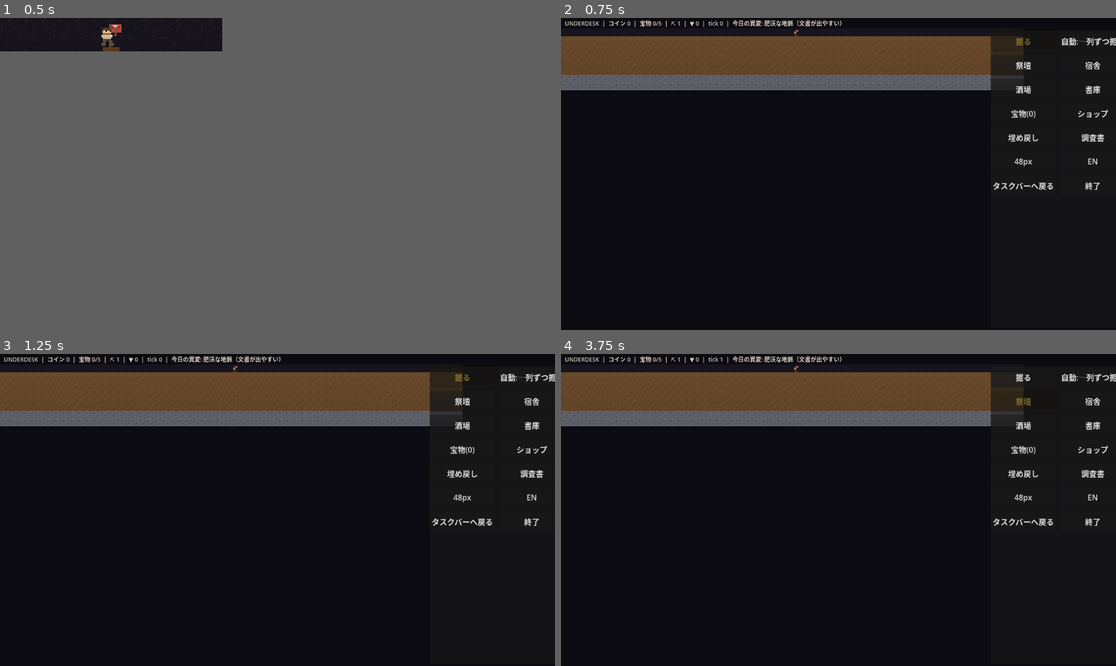
Above: before the commit, frames 1-4 (two rows, left to right).
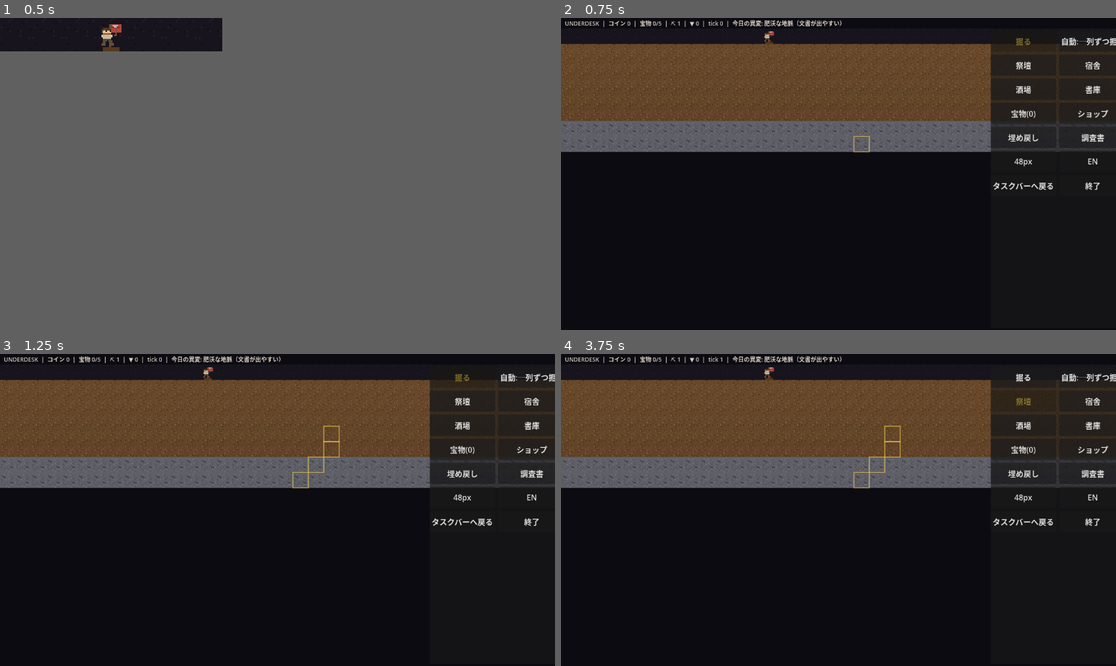
Above: after the commit, the same moments.

Repository: jinsei0604/UnderDesk
Game: Godot game, scene res://src/ui/main.tscn
Same seed, same stepped clock (60 frames per second), same inputs: the game is played once before the commit and once after it.
Inputs (mouse positions are in pixels of both pictures, inside the frame that each line leads up to):
- Up to frame 1 (0.5 s): no input
- Up to frame 2 (0.75 s): tap Enter at 0.5 s; drag from (672, 33) to (694, 27) at 0.52 s
- Up to frame 3 (1.25 s): no input
- Up to frame 4 (3.75 s): click "自動:一列ずつ掘る" at 1.25 s; click "自動:横へ広げる" at 2 s; click "自動:なし" at 2.75 s; click "祭壇" at 3.5 s

Frame 1 is identical in both runs. In frame 2, 23% of the frame differs, in the area x 0-100%, y 3-44%; in frame 3, 23%; in frame 4, 23%.

Commit message:
Frame animation pipeline and 2x zoom in the expanded view
- Art library now loads <key>_f2.png, _f3.png... as animation frames;
  sprites cycle at 0.4s per frame while working and hold frame 1 when
  idle. Animation is UI-only and never touches the simulation.
- Ships swing frame for the protagonist and a blink/pendant-glint
  frame for Riko.
- Expanded view zooms to 32px cells (2x pixels) so the sprites read
  clearly; the view opens centered on the active digger, pans with
  Shift+wheel horizontally and wheel vertically.

Co-Authored-By: Claude Fable 5 <noreply@anthropic.com>

Diff:
--- a/src/ui/art_library.gd
+++ b/src/ui/art_library.gd
@@ -10,12 +10,15 @@
 ##   room_<room_id>.png  (e.g. room_dorm.png)
 ##   depot.png
 ##
+## Frame animation: add <key>_f2.png, <key>_f3.png, ... and the sprite
+## cycles through them automatically (the base file is frame 1).
+##
 ## After adding files run the editor once or `godot --headless --import`.
 
 const ART_DIR: String = "res://assets/art"
 const MINION_VARIANTS: int = 6
 
-var _textures: Dictionary = {}  # key -> Texture2D
+var _frames: Dictionary = {}  # key -> Array[Texture2D]
 
 
 static func load_default(room_ids: Array[String]) -> UDArtLibrary:
@@ -29,18 +32,44 @@
 	for room_id in room_ids:
 		keys.append("room_%s" % room_id)
 	for key in keys:
-		var path := "%s/%s.png" % [ART_DIR, key]
-		if ResourceLoader.exists(path, "Texture2D"):
-			lib._textures[key] = load(path)
+		var frames: Array = []
+		var base_path := "%s/%s.png" % [ART_DIR, key]
+		if ResourceLoader.exists(base_path, "Texture2D"):
+			frames.append(load(base_path))
+			var frame_index := 2
+			while true:
+				var frame_path := "%s/%s_f%d.png" % [ART_DIR, key, frame_index]
+				if not ResourceLoader.exists(frame_path, "Texture2D"):
+					break
+				frames.append(load(frame_path))
+				frame_index += 1
+		if not frames.is_empty():
+			lib._frames[key] = frames
 	return lib
 
 
 func has_art(key: String) -> bool:
-	return _textures.has(key)
+	return _frames.has(key)
 
 
 func texture(key: String) -> Texture2D:
-	return _textures.get(key, null)
+	if not _frames.has(key):
+		return null
+	return (_frames[key] as Array)[0]
+
+
+func frame_count(key: String) -> int:
+	if not _frames.has(key):
+		return 0
+	return (_frames[key] as Array).size()
+
+
+## Returns the frame for an arbitrary animation counter (wraps around).
+func frame(key: String, index: int) -> Texture2D:
+	if not _frames.has(key):
+		return null
+	var frames := _frames[key] as Array
+	return frames[posmod(index, frames.size())]
 
 
 func terrain_key(terrain: UD.Terrain) -> String:
--- a/src/ui/main.gd
+++ b/src/ui/main.gd
@@ -52,7 +52,9 @@
 var mode: Mode = Mode.DIG
 var _build_room_id: String = ""
 var scroll_y: int = 0
+var scroll_x: int = 0
 var _follow_id: int = -1
+var _anim_frame: int = 0
 var _tally_text: String = ""
 var _tally_until_tick: int = 0
 
@@ -64,6 +66,11 @@
 const BUTTON_FONT_SIZE: int = 16
 const BUTTON_MIN_SIZE := Vector2(118, 44)
 const ACTIVE_BUTTON_TINT := Color(1.0, 0.85, 0.3)
+
+## Expanded view zoom: 2x pixels so the sprites read clearly.
+const EXPANDED_CELL_PX: int = 32
+## UI-side sprite animation cadence (does not touch the simulation).
+const ANIM_FRAME_SECONDS: float = 0.4
 var unread_docs: Array[String] = []
 var offline_ticks_applied: int = 0
 
@@ -142,6 +149,11 @@
 	tick_timer.wait_time = UD.TICK_SECONDS
 	tick_timer.timeout.connect(_on_tick)
 	tick_timer.start()
+	var anim_timer := Timer.new()
+	anim_timer.wait_time = ANIM_FRAME_SECONDS
+	anim_timer.autostart = true
+	anim_timer.timeout.connect(_on_anim_tick)
+	add_child(anim_timer)
 	autosave_timer.wait_time = UD.AUTOSAVE_INTERVAL_SECONDS
 	autosave_timer.timeout.connect(func() -> void: UDSaveManager.save_game(sim))
 	autosave_timer.start()
@@ -176,6 +188,12 @@
 	var anomaly := UDDaily.anomaly_for_date_key(anomalies, key)
 	if not anomaly.is_empty():
 		sim.apply_daily(key, anomaly)
+
+
+## Advances UI-side sprite animation only; the simulation is untouched.
+func _on_anim_tick() -> void:
+	_anim_frame += 1
+	queue_redraw()
 
 
 func _on_tick() -> void:
@@ -259,9 +277,15 @@
 			MOUSE_BUTTON_RIGHT:
 				_cancel_designation(mouse.position)
 			MOUSE_BUTTON_WHEEL_DOWN:
-				_scroll_by(1)
+				if mouse.shift_pressed:
+					_scroll_x_by(2)
+				else:
+					_scroll_by(1)
 			MOUSE_BUTTON_WHEEL_UP:
-				_scroll_by(-1)
+				if mouse.shift_pressed:
+					_scroll_x_by(-2)
+				else:
+					_scroll_by(-1)
 	elif event is InputEventMouseMotion and mode == Mode.DIG:
 		# Drag-paint dig designations instead of clicking cells one by one.
 		var motion := event as InputEventMouseMotion
@@ -303,17 +327,27 @@
 	queue_redraw()
 
 
+func _visible_cols() -> int:
+	return maxi(1, int((size.x - PANEL_WIDTH) / _cell_px()))
+
+
+func _scroll_x_by(cols: int) -> void:
+	var max_scroll: int = maxi(0, sim.grid.width - _visible_cols())
+	scroll_x = clampi(scroll_x + cols, 0, max_scroll)
+	queue_redraw()
+
+
 ## The strip has no HUD bar: cells use the full height.
 func _hud_offset() -> int:
 	return 0 if settings.resident_mode else HUD_HEIGHT
 
 
 ## Strip mode zooms in Taskbar-Heroes style: one big row where the
-## minions' motion is actually watchable. Expanded keeps 16px cells.
+## minions' motion is actually watchable. Expanded runs at 2x zoom.
 func _cell_px() -> int:
 	if settings.resident_mode:
 		return clampi(int(size.y), CELL_PX, 64)
-	return CELL_PX
+	return EXPANDED_CELL_PX
 
 
 func _visible_rows() -> int:
@@ -329,9 +363,12 @@
 		var star_x := float(star.pos.x) if star != null else float(UD.DEPOT_POS.x)
 		var desired := size.x / 2.0 - (star_x + 0.5) * cell_px
 		return Vector2(clampf(desired, minf(size.x - grid_px_width, 0.0), 0.0), 0.0)
-	# Expanded: the dig view keeps clear of the right-hand button panel.
+	# Expanded: the dig view keeps clear of the right-hand button panel
+	# and pans horizontally (zoomed cells no longer fit the width).
 	var view_width := size.x - PANEL_WIDTH
-	return Vector2(maxf(0.0, (view_width - grid_px_width) / 2.0), _hud_offset())
+	if grid_px_width <= view_width:
+		return Vector2((view_width - grid_px_width) / 2.0, _hud_offset())
+	return Vector2(-float(scroll_x * cell_px), _hud_offset())
 
 
 func _cell_at(point: Vector2) -> Vector2i:
@@ -527,7 +564,12 @@
 		)
 		var art_key := art.minion_key(minion.id)
 		if art.has_art(art_key):
-			draw_texture_rect(art.texture(art_key), body, false)
+			var tex: Texture2D
+			if minion.state == UDMinion.State.IDLE or art.frame_count(art_key) <= 1:
+				tex = art.texture(art_key)
+			else:
+				tex = art.frame(art_key, _anim_frame + minion.id)
+			draw_texture_rect(tex, body, false)
 			continue
 		draw_rect(body, MINION_COLORS[minion.id % MINION_COLORS.size()])
 		# Two dark eyes: placeholder charm until real sprites land (§6).
@@ -686,6 +728,17 @@
 	settings.resident_mode = false
 	settings.save()
 	_apply_window_mode()
+	# Open the view centered on whoever is working.
+	var star := _followed_minion()
+	if star != null:
+		scroll_x = clampi(
+			star.pos.x - _visible_cols() / 2, 0,
+			maxi(0, sim.grid.width - _visible_cols())
+		)
+		scroll_y = clampi(
+			star.pos.y - _visible_rows() / 2, 0,
+			maxi(0, sim.grid.height - _visible_rows())
+		)
 	_refresh_button_texts()
 
 
--- a/tests/core/test_foundation.gd
+++ b/tests/core/test_foundation.gd
@@ -14,6 +14,17 @@
 	# Companions without art yet fall back to placeholder rectangles.
 	assert_false(lib.has_art("minion_1"))
 	assert_null(lib.texture("minion_1"))
+
+
+func test_art_frame_animation() -> void:
+	var lib := UDArtLibrary.load_default([])
+	assert_eq(lib.frame_count("minion_0"), 2, "protagonist has a swing frame")
+	assert_eq(lib.frame_count("minion_2"), 2, "Riko has a blink frame")
+	assert_eq(lib.frame_count("terrain_soil"), 1, "static tiles stay single-frame")
+	assert_eq(lib.frame_count("minion_1"), 0, "missing art has no frames")
+	assert_not_null(lib.frame("minion_0", 0))
+	assert_not_null(lib.frame("minion_0", 7), "frame index wraps")
+	assert_ne(lib.frame("minion_0", 0), lib.frame("minion_0", 1))
 
 
 func test_art_keys() -> void:
Binary file added: assets/art/minion_0_f2.png
Not shown, added: assets/art/minion_0_f2.png.import
Binary file added: assets/art/minion_2_f2.png
Not shown, added: assets/art/minion_2_f2.png.import
Not shown, changed: CLAUDE.md
